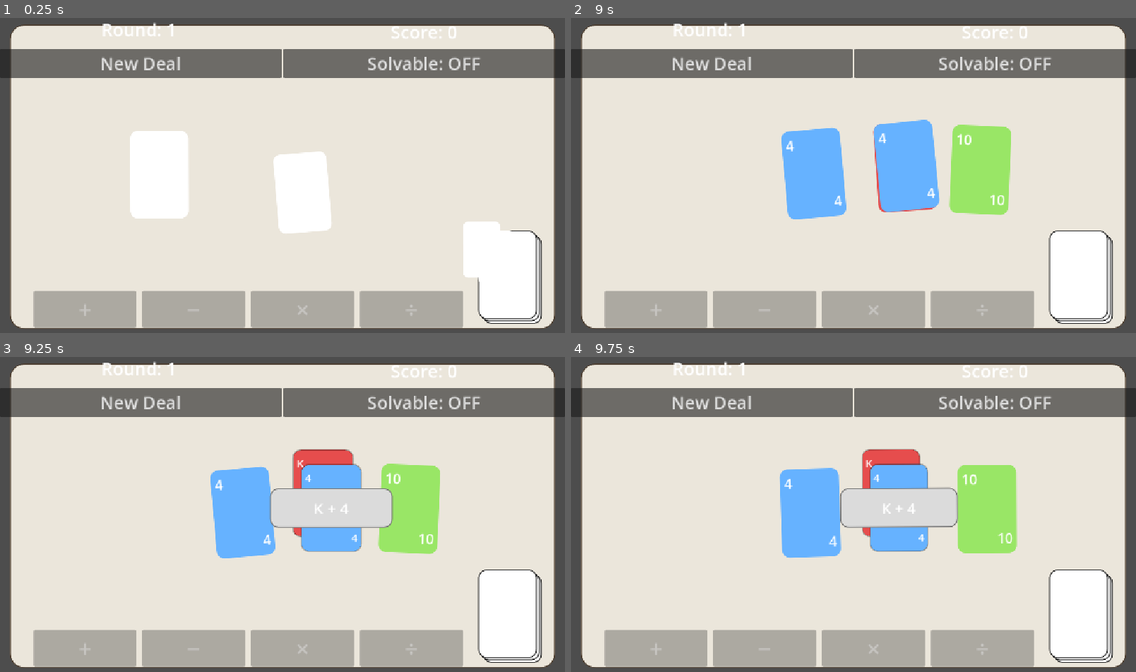
Above: before the commit, frames 1-4 (two rows, left to right).
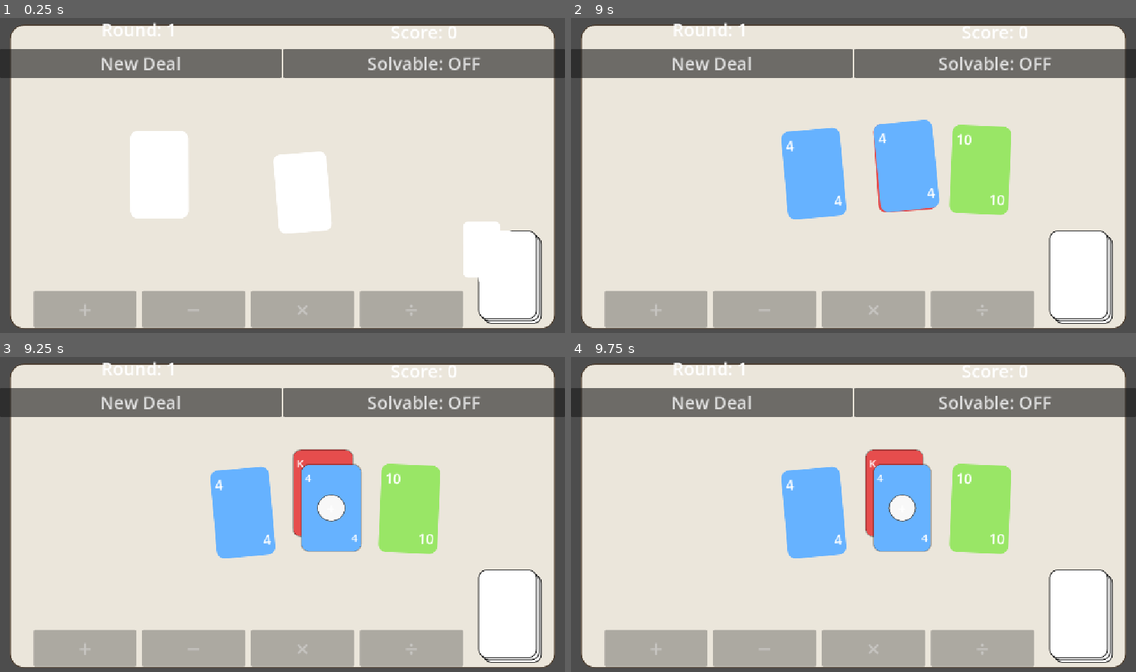
Above: after the commit, the same moments.

Repository: sky-q-xu/card-24
Game: Godot game, scene res://scenes/main.tscn
Two runs of this game, one before a commit and one after it. Both use one fixed random seed, a clock stepped at 60 frames per second and the inputs below.
Inputs (mouse positions are in pixels of both pictures, inside the frame that each line leads up to):
- Up to frame 1 (0.25 s): no input
- Up to frame 2 (9 s): click "New Deal" at 0.5 s; click "New Deal" at 1.25 s; click "Solvable: OFF" at 2 s; click "Solvable: ON" at 2.75 s; click "Solvable: OFF" at 3.5 s; click "Solvable: ON" at 4.25 s; click "New Deal" at 5 s; click "Solvable: OFF" at 5.75 s; click "Solvable: ON" at 6.5 s; tap Enter at 7.25 s; move the mouse to (977, 159) at 7.27 s; click (977, 159) at 7.42 s; tap Space at 8 s; drag from (740, 191) to (904, 166) at 8.02 s; click "+" at 8.75 s
- Up to frame 3 (9.25 s): no input
- Up to frame 4 (9.75 s): move the mouse to (910, 445) at 9.52 s; click (910, 445) at 9.67 s

Frames 1-2 are identical in both runs. In frame 3, 1.9% of the frame differs, in the area x 47-70%, y 41-55%; in frame 4, 3.5%, in the area x 36-79%, y 29-64%.
Error in both runs: Invalid assignment of property or key 'input_enabled' with value of type 'bool' on a base object of type 'Nil'. (res://scripts/main.gd:81)

Commit message:
Replace wide bar with small circular operator badge
Merged cards now show two fully-visible stacked constituent cards with a
small circular badge (56×56) in the center showing only the operator
symbol (+ − × ÷). The grey bar that blocked most of both cards is gone.

- BADGE_HALF replaces BAR_HW/BAR_HH; badge is circular via corner_radius=28
- Collision shape for merged card matches the front card body (120×180)
- Wall clamping uses the full stack extent (card + diagonal offset)
- Any tap (< 8px drag) on a merged stack unmerges it; no longer bar-only

Co-Authored-By: Claude Sonnet 4.6 <noreply@anthropic.com>

Diff:
--- a/scripts/card.gd
+++ b/scripts/card.gd
@@ -28,8 +28,7 @@
 
 const CARD_W := 120.0
 const CARD_H := 180.0
-const BAR_HW := 120.0
-const BAR_HH := 40.0
+const BADGE_HALF := 28.0
 # Offset applied to back card so its top-left corner peeks above/left of the front card
 const STACK_OFFSET_X := 16.0
 const STACK_OFFSET_Y := 30.0
@@ -52,16 +51,16 @@
 
 func _make_merged_style() -> StyleBoxFlat:
 	var s := StyleBoxFlat.new()
-	s.bg_color = Color(0.86, 0.86, 0.86, 1)
+	s.bg_color = Color(0.97, 0.97, 0.97, 1.0)
 	s.border_width_left = 2
 	s.border_width_top = 2
 	s.border_width_right = 2
 	s.border_width_bottom = 2
-	s.border_color = Color(0.45, 0.45, 0.45, 1)
-	s.corner_radius_top_left = 16
-	s.corner_radius_top_right = 16
-	s.corner_radius_bottom_left = 16
-	s.corner_radius_bottom_right = 16
+	s.border_color = Color(0.3, 0.3, 0.3, 0.85)
+	s.corner_radius_top_left = int(BADGE_HALF)
+	s.corner_radius_top_right = int(BADGE_HALF)
+	s.corner_radius_bottom_left = int(BADGE_HALF)
+	s.corner_radius_bottom_right = int(BADGE_HALF)
 	return s
 
 func setup(v: float, d: String, s: int) -> void:
@@ -135,22 +134,22 @@
 	$StackLayer0/BottomLabel.add_theme_font_size_override("font_size", tgt_font)
 	$StackLayer0.visible = true
 
-	# Bar in front of both cards
-	$Panel.offset_left  = -BAR_HW; $Panel.offset_top    = -BAR_HH
-	$Panel.offset_right =  BAR_HW; $Panel.offset_bottom =  BAR_HH
+	# Small circular badge centered on the stack showing just the operator symbol
+	$Panel.offset_left  = -BADGE_HALF; $Panel.offset_top    = -BADGE_HALF
+	$Panel.offset_right =  BADGE_HALF; $Panel.offset_bottom =  BADGE_HALF
 	$Panel.add_theme_stylebox_override("panel", _make_merged_style())
 	$Panel/TopLabel.visible = false
 	$Panel/BottomLabel.visible = false
 	_bar_text = src_corner + " " + _OP_SYMBOL.get(op, op) + " " + tgt_corner
-	$Panel/BarLabel.text = _bar_text
+	$Panel/BarLabel.text = _OP_SYMBOL.get(op, op)
 	$Panel/BarLabel.visible = true
 
-	# Collision shapes cover only the bar (the interactive target)
-	var bar_shape := RectangleShape2D.new()
-	bar_shape.size = Vector2(BAR_HW * 2.0, BAR_HH * 2.0)
-	$CollisionShape2D.shape = bar_shape
+	# Collision shape covers the front card body
+	var card_shape := RectangleShape2D.new()
+	card_shape.size = Vector2(CARD_W, CARD_H)
+	$CollisionShape2D.shape = card_shape
 	$CollisionShape2D.position = Vector2.ZERO
-	$Area2D/CollisionShape2D.shape = bar_shape
+	$Area2D/CollisionShape2D.shape = card_shape
 	$Area2D/CollisionShape2D.position = Vector2.ZERO
 
 func _color_for_value(v: float) -> Color:
@@ -179,12 +178,11 @@
 func _is_mouse_over() -> bool:
 	var local := to_local(get_viewport().get_mouse_position())
 	if is_merged:
-		# Union of bar + front card + back card (shifted up-left)
-		var bar   := Rect2(-BAR_HW, -BAR_HH, BAR_HW * 2.0, BAR_HH * 2.0)
+		# Union of front card + back card (shifted up-left)
 		var front := Rect2(-CARD_W * 0.5, -CARD_H * 0.5, CARD_W, CARD_H)
 		var back  := Rect2(-CARD_W * 0.5 - STACK_OFFSET_X, -CARD_H * 0.5 - STACK_OFFSET_Y,
 				CARD_W, CARD_H)
-		return bar.has_point(local) or front.has_point(local) or back.has_point(local)
+		return front.has_point(local) or back.has_point(local)
 	return Rect2(0.0, 0.0, CARD_W, CARD_H).has_point(local)
 
 func _input(event: InputEvent) -> void:
@@ -208,15 +206,13 @@
 				if _dragging:
 					_dragging = false
 					z_index = 0
-					# Short tap on the bar specifically = unmerge
+					# Short tap anywhere on the merged stack = unmerge
 					if is_merged and (event.global_position - _press_position).length() < 8.0:
-						var local := to_local(event.global_position)
-						if Rect2(-BAR_HW, -BAR_HH, BAR_HW * 2.0, BAR_HH * 2.0).has_point(local):
-							global_position = _original_position
-							rotation = _original_rotation
-							input_enabled = false
-							emit_signal("unmerged", self)
-							return
+						global_position = _original_position
+						rotation = _original_rotation
+						input_enabled = false
+						emit_signal("unmerged", self)
+						return
 					freeze = false
 					$CollisionShape2D.disabled = false
 					linear_velocity = _tracked_velocity
@@ -231,8 +227,8 @@
 	var vp := get_viewport_rect().size
 	var pos := global_position
 	if is_merged:
-		pos.x = clampf(pos.x, BAR_HW, vp.x - BAR_HW)
-		pos.y = clampf(pos.y, BAR_HH + STACK_OFFSET_Y, vp.y - BAR_HH)
+		pos.x = clampf(pos.x, CARD_W * 0.5 + STACK_OFFSET_X, vp.x - CARD_W * 0.5)
+		pos.y = clampf(pos.y, CARD_H * 0.5 + STACK_OFFSET_Y, vp.y - CARD_H * 0.5)
 	else:
 		pos.x = clampf(pos.x, 0.0, vp.x - CARD_W)
 		pos.y = clampf(pos.y, 0.0, vp.y - CARD_H)
